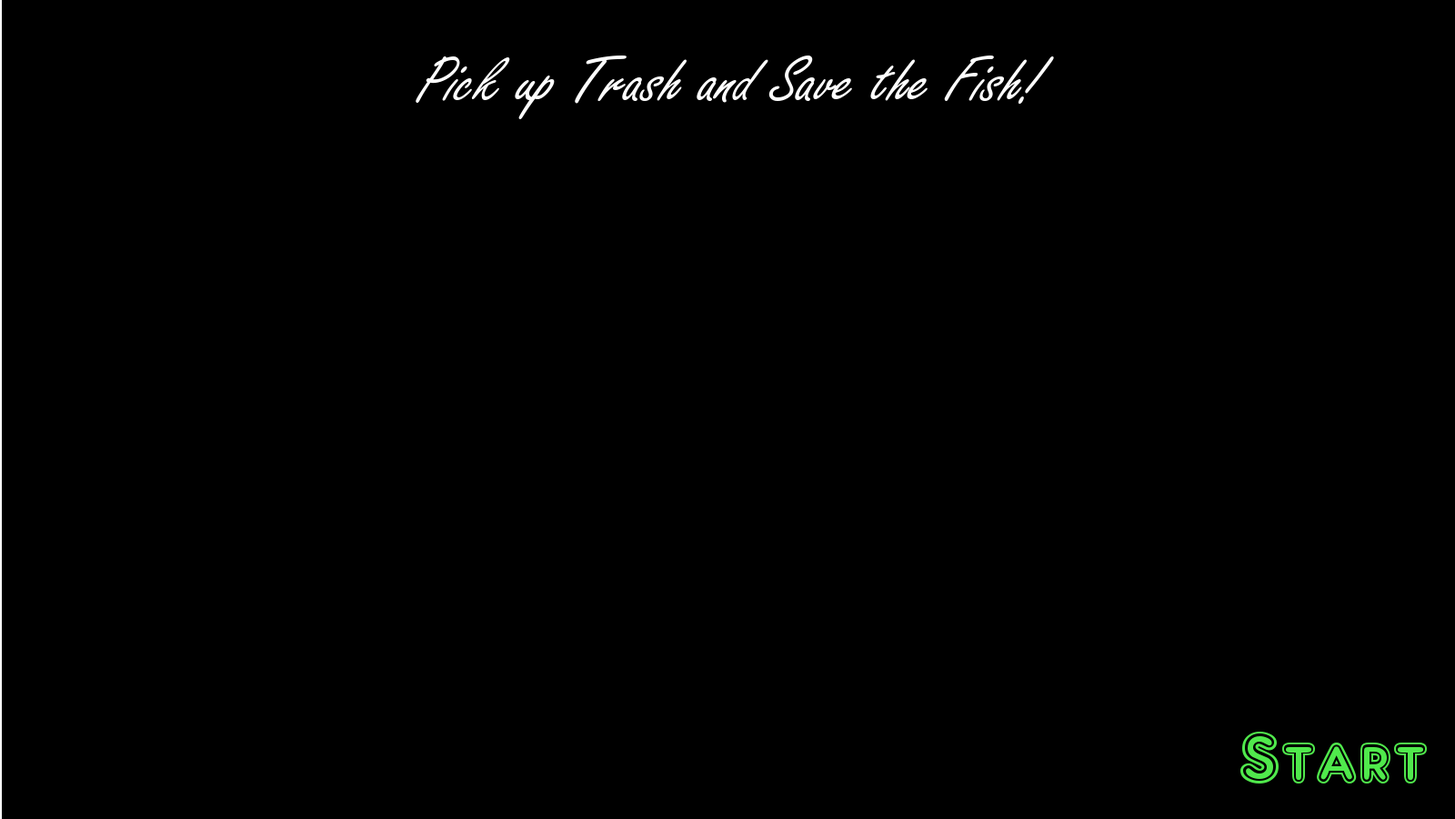
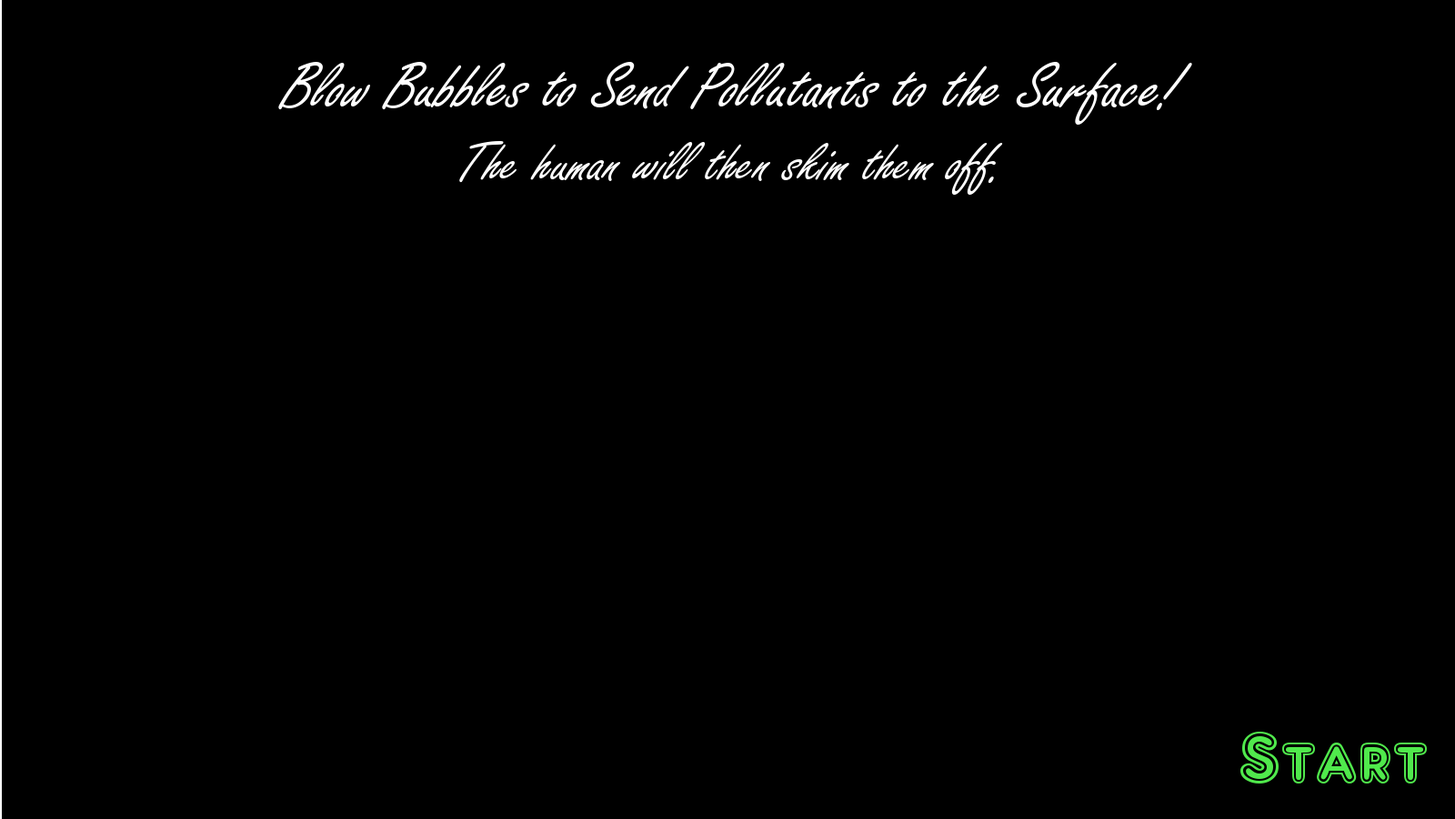
Before/after of a (1455, 819) layered artwork. What changed in the layer stack:
renamed "Pick up Trash and Save the Fis..." to "Blow Bubbles to Send Pollutant...", painted on it over box(278, 55, 1193, 195)
